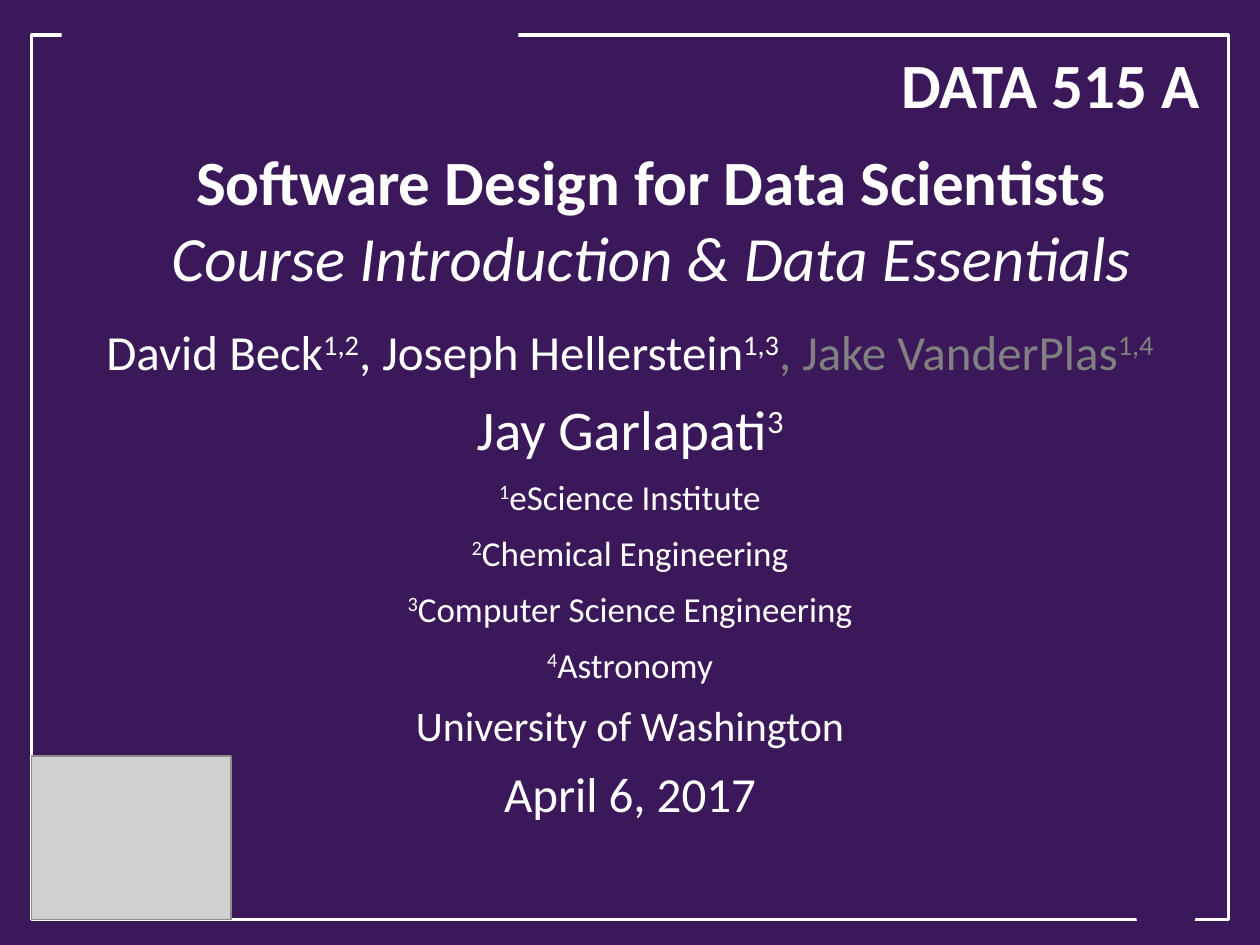
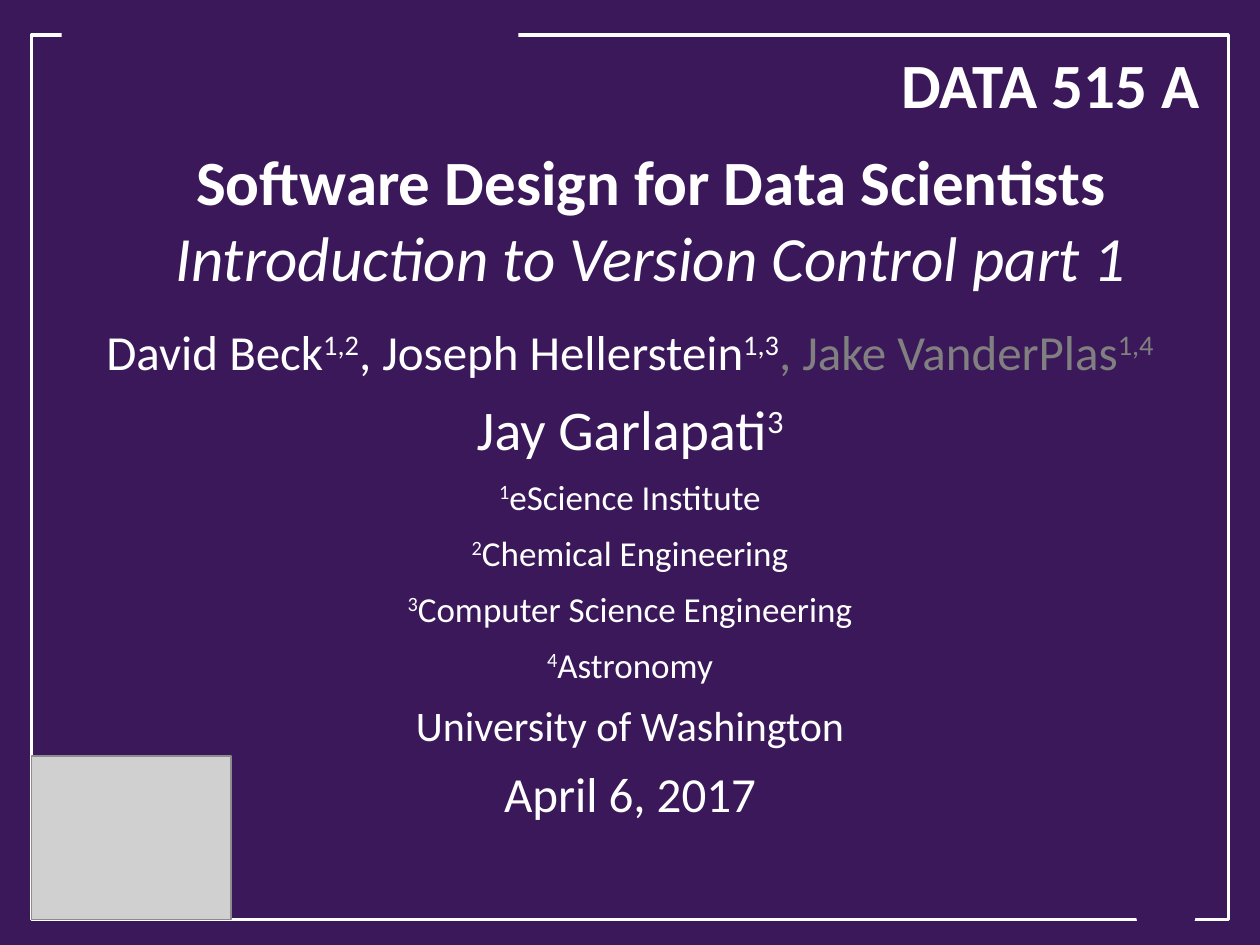
Before and after one commit to UWSEDS/LectureNotes, a slide deck: slide 1 of 03-Introduction-to-Version-Control,-part-1.pptx. Drawn at 1260x945 pixels with LibreOffice and Linux fonts; fonts in the diff are those of the drawing; grey boxes stand for pictures; background and template pictures are left out. Boxes give left, top, right and bottom in pixels: in the first picture for what was removed or moved away, otherwise in the second. Text is boxed around its words. In the diff, an @@ line names an element or a change of style, - is before the commit and + after.

```diff
--- a/03-Introduction-to-Version-Control,-part-1.pptx
+++ b/03-Introduction-to-Version-Control,-part-1.pptx
@@ text at (175,160,1126,291): text changed @@
-Software Design for Data Scientists
-Course Introduction & Data Essentials
+Software Design for Data Scientists
+Introduction to Version Control part 1
```
Also in this commit, not shown: 22 other slides changed, 1 slide added.
